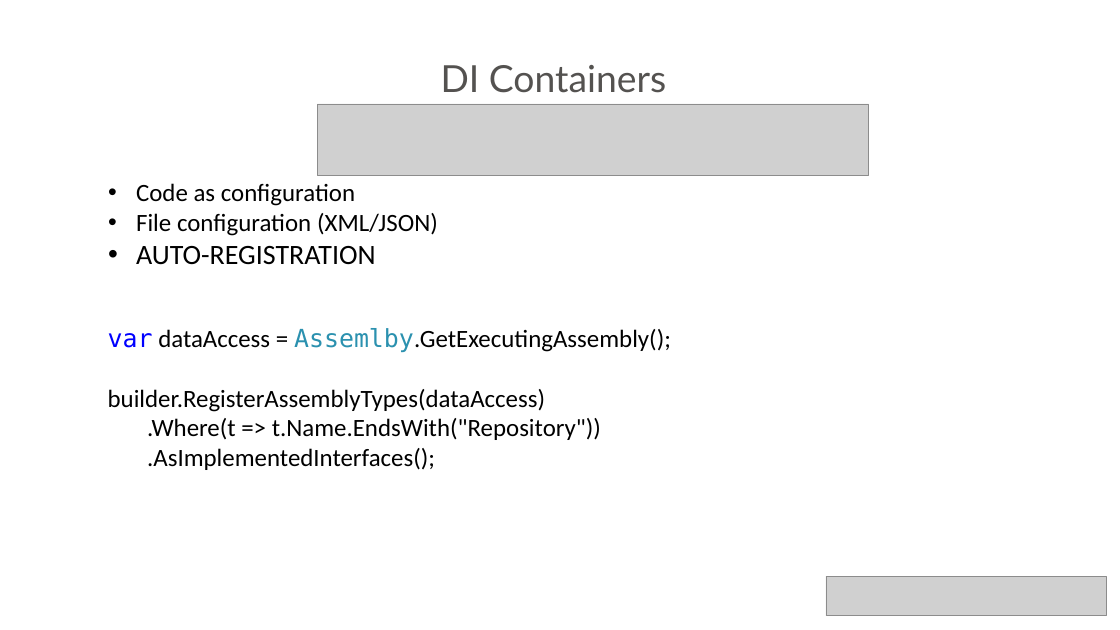
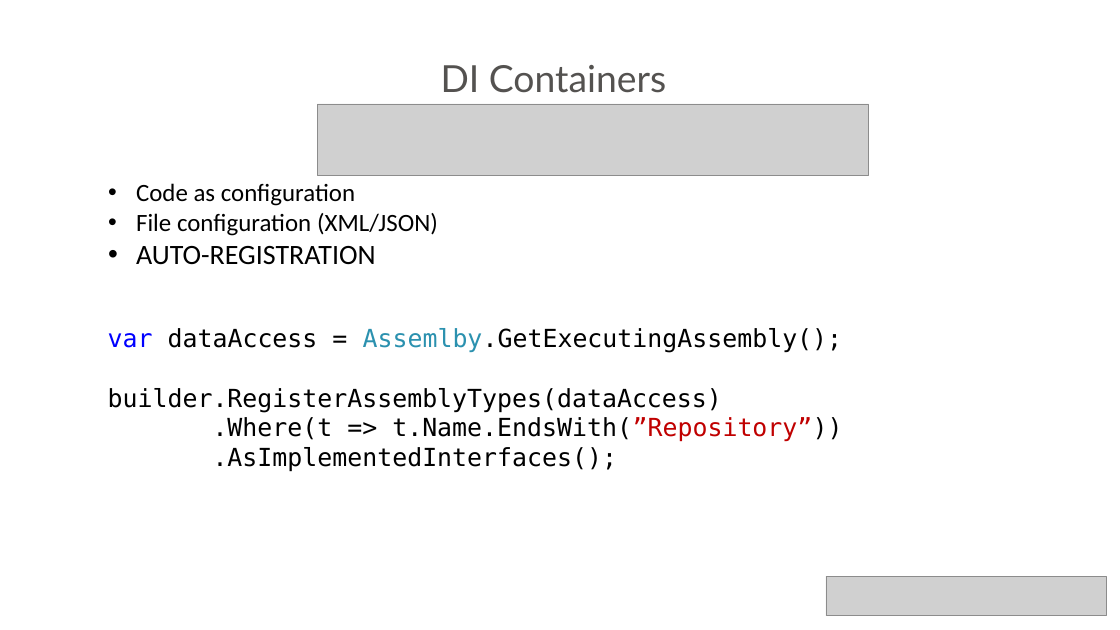
Before and after one commit to neman/DI-Course, a slide deck: slide 24 of DI Course.pptx. Drawn at 1120x630 pixels with LibreOffice and Linux fonts; fonts in the diff are those of the drawing; grey boxes stand for pictures; background and template pictures are left out. Boxes give left, top, right and bottom in pixels: in the first picture for what was removed or moved away, otherwise in the second. Text is boxed around its words. In the diff, an @@ line names an element or a change of style, - is before the commit and + after.

```diff
--- a/DI Course.pptx
+++ b/DI Course.pptx
@@ text at (108, 328, 843, 472): font Calibri to DejaVu Sans Mono in "dataAccess = Assemlby.GetExecutingAssembly();", "builder.RegisterAssemblyTypes(dataAccess)", ".AsImplementedInterfaces();" @@
@@ text at (213, 417, 842, 442): text changed; font Calibri to DejaVu Sans Mono @@
-.Where(t => t.Name.EndsWith("Repository"))
+.Where(t => t.Name.EndsWith(”Repository”))
```
Also in this commit, not shown: 1 slide removed.
